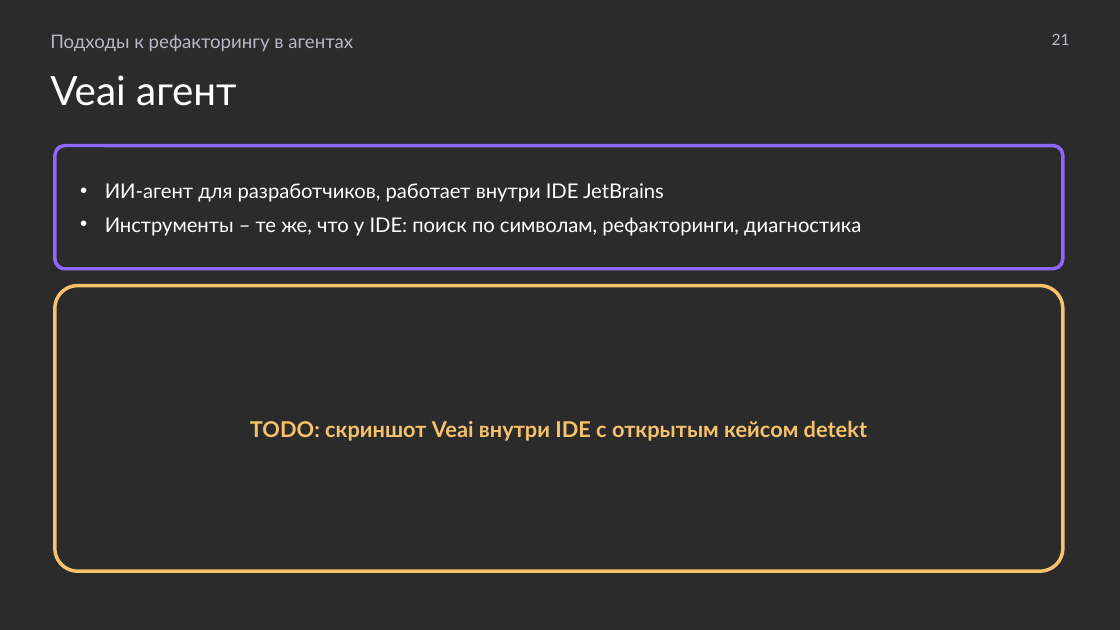
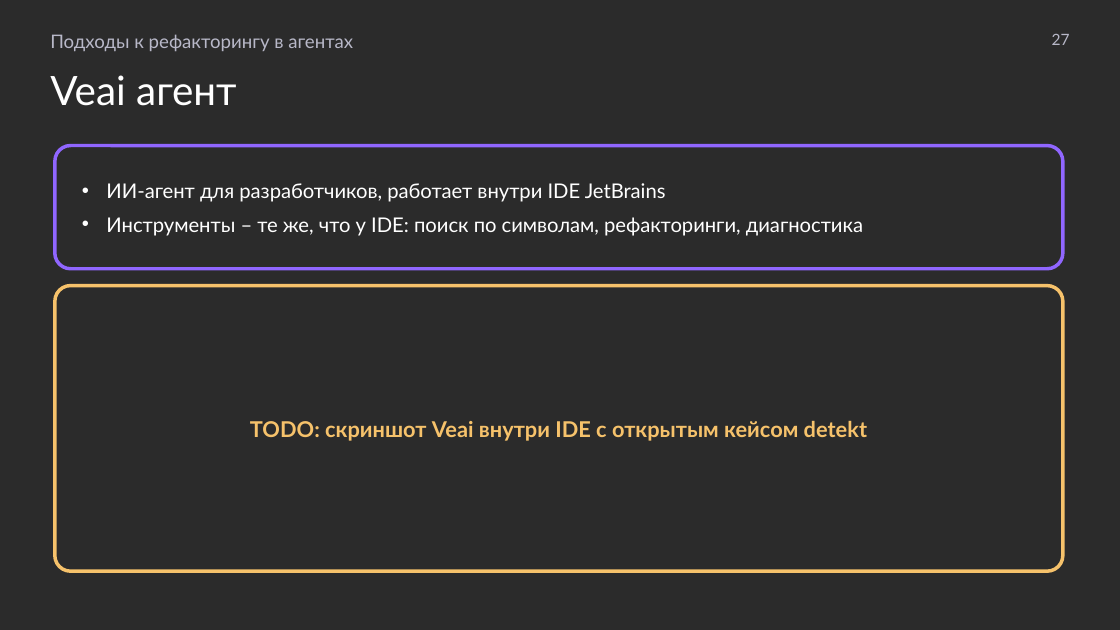
Before and after one commit to MchKosticyn/ide-refactoring-in-ai-agents, a slide deck: slide 27 of Доклад_ Рефакторинг в ИИ-агентах.pptx (slide 21 before the commit). Drawn at 1120x630 pixels with LibreOffice and Linux fonts; fonts in the diff are those of the drawing; background and template pictures are left out; a plain dark background stands for a picture behind light text. Boxes give left, top, right and bottom in pixels: in the first picture for what was removed or moved away, otherwise in the second. Text is boxed around its words. In the diff, an @@ line names an element or a change of style, - is before the commit and + after.

Commit message:
Uniform corner radius for cards and pictures; bias slides: full-width screenshots, captions trimmed; Veai slide moved before engine demo; LSP/engine pros-cons as lists; wording fixes; MCP IDEA facts

```diff
--- a/Доклад_ Рефакторинг в ИИ-агентах.pptx
+++ b/Доклад_ Рефакторинг в ИИ-агентах.pptx
@@ text at bbox=[1052, 34, 1070, 45]: text changed @@
-21
+27
@@ rounded rectangle "ИИ-агент для разработчиков, работает внутри ..." at bbox=[55, 146, 1063, 269]: proportions changed @@
@@ rounded rectangle "TODO: скриншот Veai внутри IDE ..." at bbox=[55, 286, 1063, 571]: proportions changed @@
```
Also in this commit, not shown: 32 other slides changed, 6 other files.
